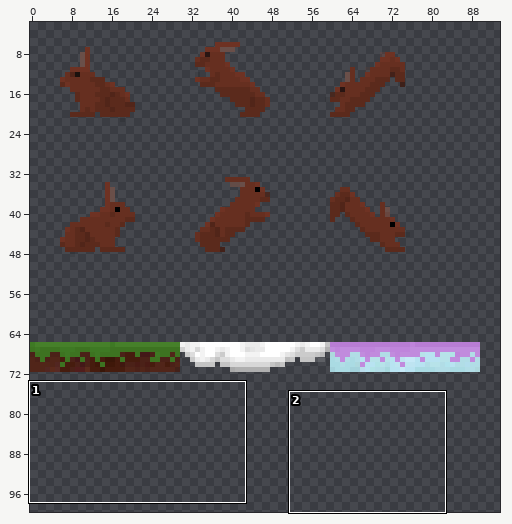
A sprite sheet gets an edit: images/sprites.png. Above, an overview of the earlier version with the close-up marked.
Close-up. Before the commit:
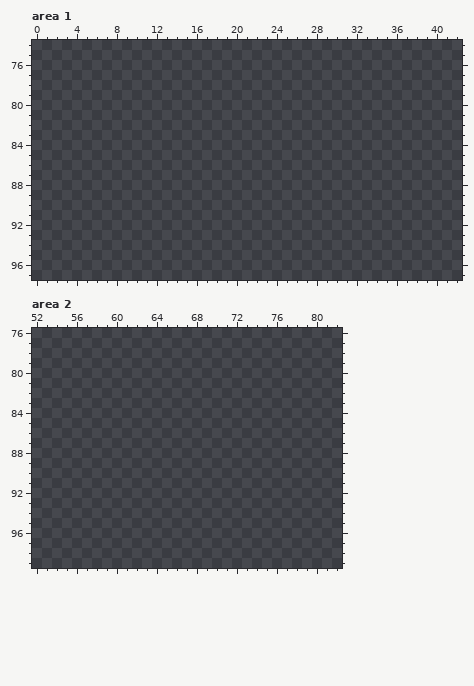
The file is 100x100 pixels. Pixels under 10% opacity are left out. Colours within 5 levels of each other are drawn and written as one. Shown: area 1: x 0..42, y 74..97; area 2: x 52..82, y 76..99. The wide view leaves out empty margins.
After the commit:
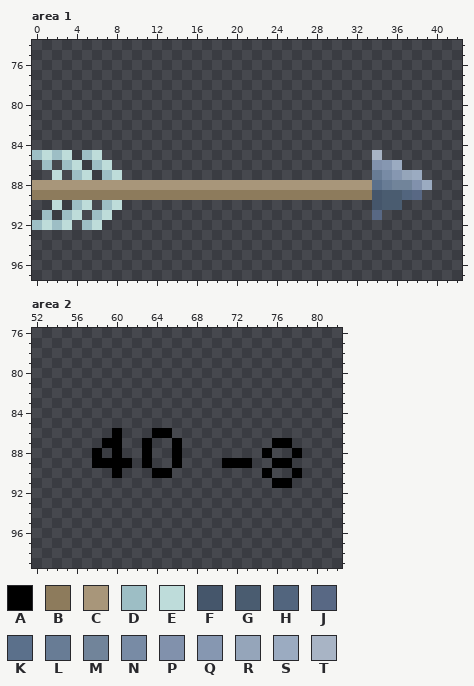
Palette (. is transparent): A #000000  B #8d7b5c  C #a8967a  D #9dbec5  E #bedcda  F #45566b  G #4a5c70  H #52657e  J #586884  K #5b708b  L #687c95  M #71849a  N #788ba5  P #8191ac  Q #8697b1  R #95a5ba  S #9babc1  T #a8b4c5
The author wrote: gridSize separado en x e y (sirve para poner sprites que NO sean cuadrados / sprites que tengan altura y ancho distinto)
What changed:
--- area 1
@@ x 0..42 @@
 84 ...........................................
-85 ...........................................
-86 ...........................................
-87 ...........................................
-88 ...........................................
-89 ...........................................
-90 ...........................................
-91 ...........................................
-92 ...........................................
+85 DEDE.DE...........................T........
+86 .D.DE.DE..........................PQS......
+87 ..E.DE.DE.........................LNQRS....
+88 CCCCCCCCCCCCCCCCCCCCCCCCCCCCCCCCCCKLMMPS...
+89 BBBBBBBBBBBBBBBBBBBBBBBBBBBBBBBBBBFGGHJ....
+90 ..E.DE.DE.........................FGG......
+91 .D.DE.DE..........................J........
+92 DEDE.DE....................................
 93 ...........................................
--- area 2
@@ x 52..82 @@
  85 ...............................
- 86 ...............................
- 87 ...............................
- 88 ...............................
- 89 ...............................
- 90 ...............................
- 91 ...............................
+ 86 ........A...AA.................
+ 87 .......AA..A..A.........AA.....
+ 88 ......A.A..A..A........A..A....
+ 89 ......AAAA.A..A....AAA..AA.....
+ 90 ........A...AA.........A..A....
+ 91 ........................AA.....
  92 ...............................
Boxes around the changes in both close-ups, in picture pixels (x1, y1, x2, y2):
added: (32, 150, 432, 230)
added: (92, 428, 182, 478)
added: (222, 438, 302, 488)
